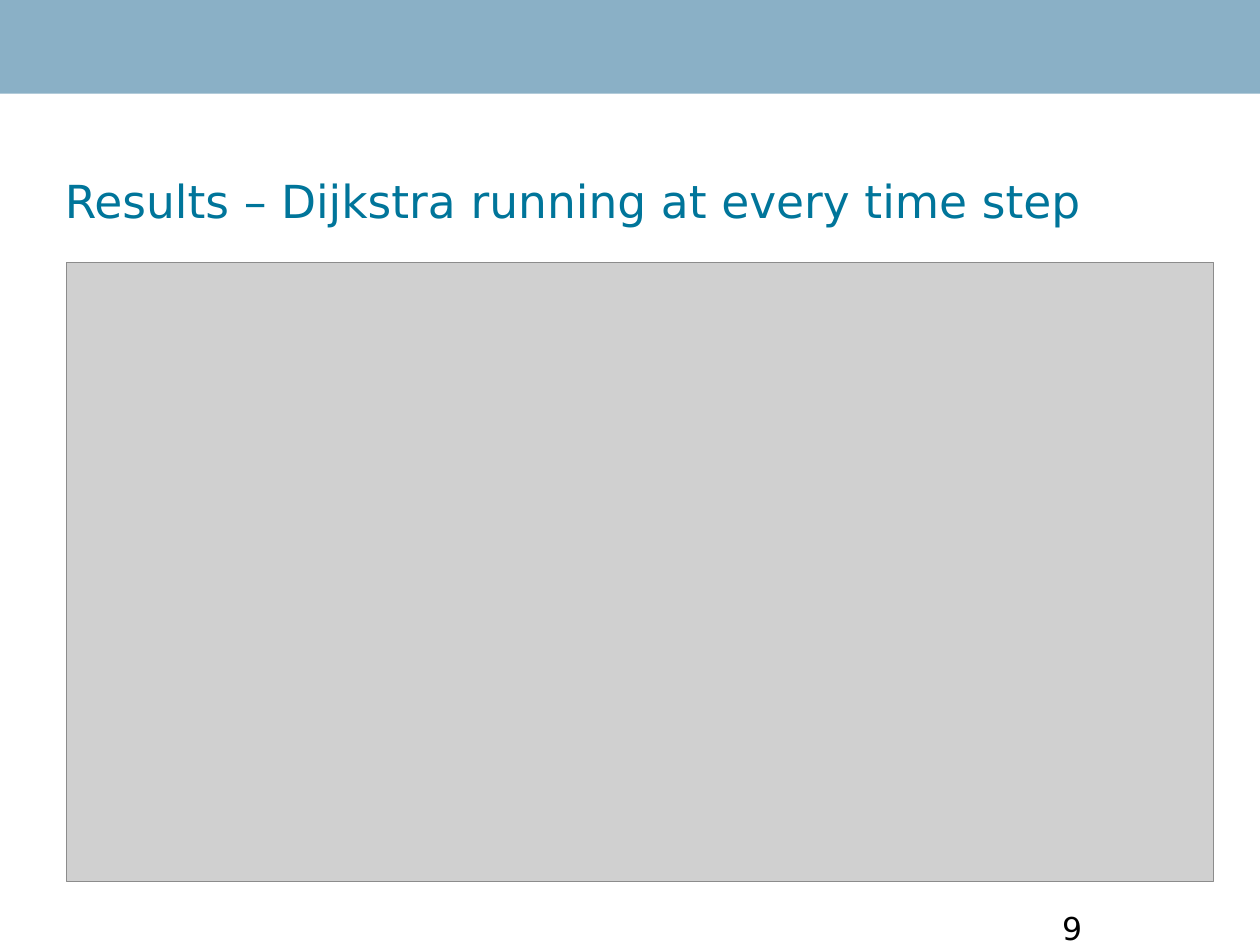
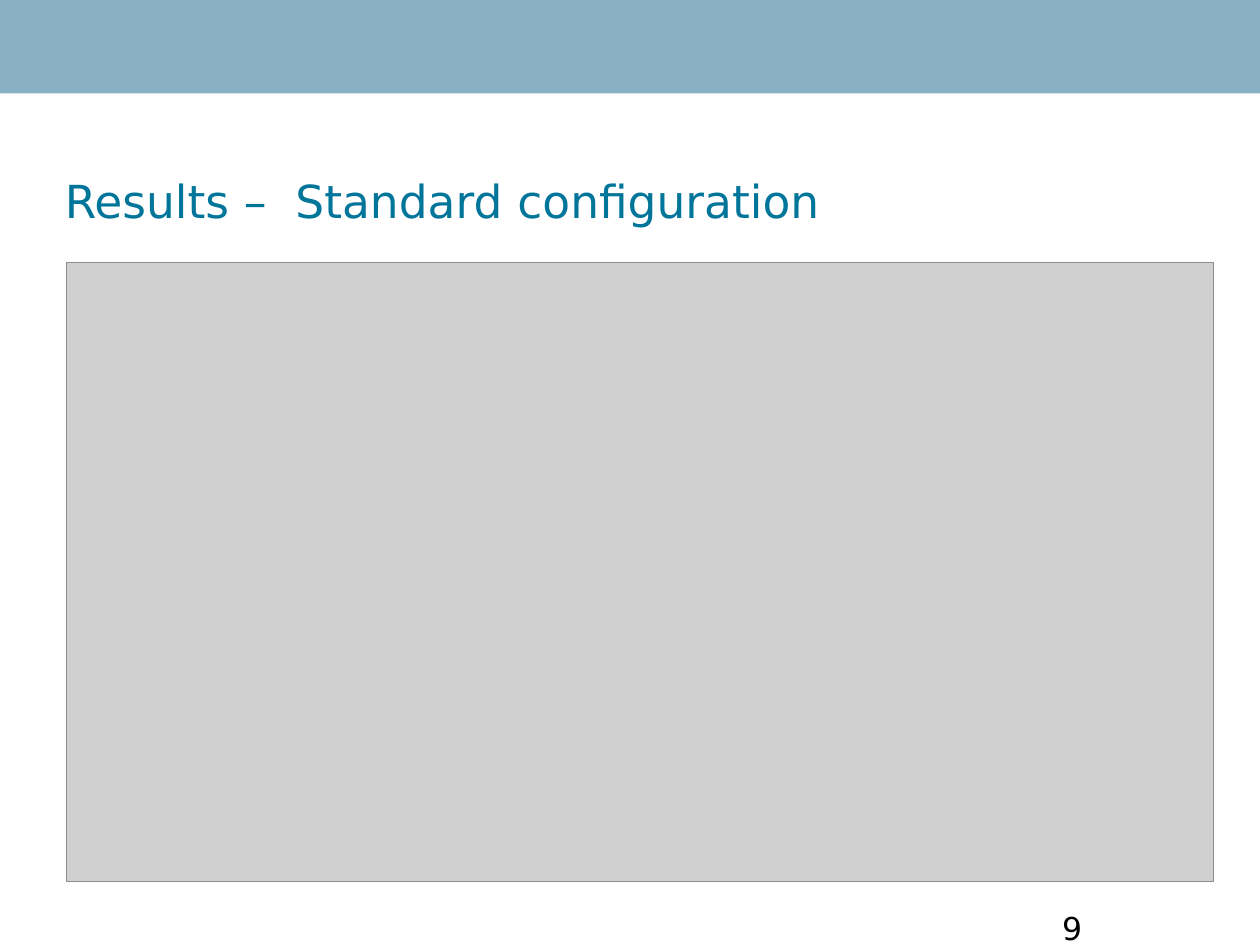
Before and after one commit to Danidude/Master-Thesis, a slide deck: slide 9 of Report/IKT 590 Master Thesis.odp. Drawn at 1260x945 pixels with LibreOffice and Linux fonts; fonts in the diff are those of the drawing; grey boxes stand for pictures; background and template pictures are left out. Boxes give left, top, right and bottom in pixels: in the first picture for what was removed or moved away, otherwise in the second. Text is boxed around its words. In the diff, an @@ line names an element or a change of style, - is before the commit and + after.

```diff
--- a/Report/IKT 590 Master Thesis.odp
+++ b/Report/IKT 590 Master Thesis.odp
@@ title at (65, 183, 819, 228): text changed @@
-Results – Dijkstra running at every time step
+Results – Standard configuration
```
Also in this commit, not shown: 3 other slides changed, 1 slide added, 1 slide removed.
